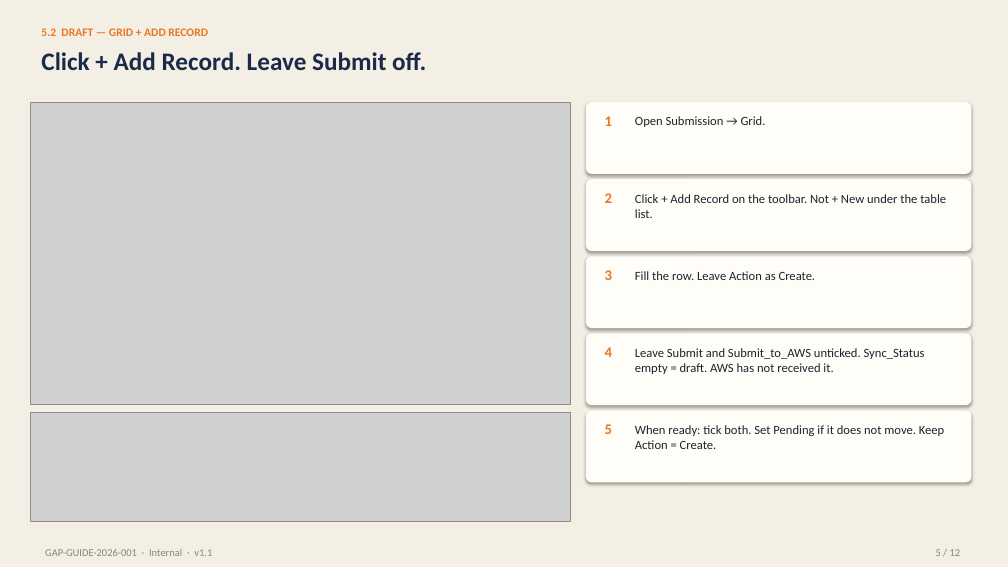
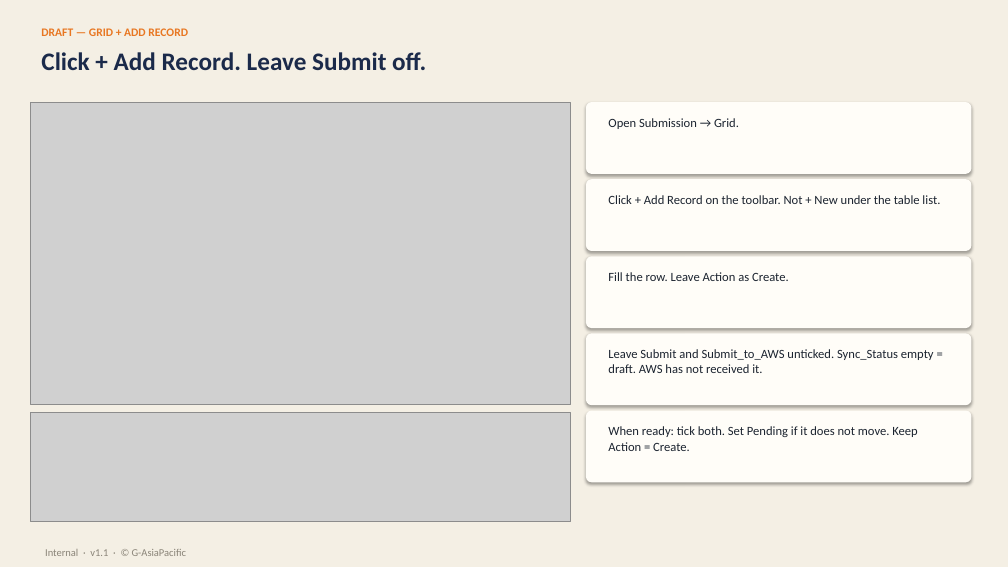
Before and after one commit to azibfikri/apn-opportunity-lark-guide, a slide deck: slide 5 of GAP-GUIDE-2026-001-APN-Opportunity-Lark-Base.pptx. Drawn at 1008x567 pixels with LibreOffice and Linux fonts; fonts in the diff are those of the drawing; grey boxes stand for pictures. Boxes give left, top, right and bottom in pixels: in the first picture for what was removed or moved away, otherwise in the second. Text is boxed around its words. In the diff, an @@ line names an element or a change of style, - is before the commit and + after.

```diff
--- a/GAP-GUIDE-2026-001-APN-Opportunity-Lark-Base.pptx
+++ b/GAP-GUIDE-2026-001-APN-Opportunity-Lark-Base.pptx
@@ text at [41, 28, 188, 36]: text changed @@
-5.2 DRAFT — GRID + ADD RECORD
+DRAFT — GRID + ADD RECORD
@@ text "Open Submission → Grid.": place and size @@
-text "Open Submission → Grid." at [635, 116, 766, 127]
+text "Open Submission → Grid." at [608, 118, 739, 129]
@@ text removed at [605, 116, 612, 126] @@
-1
@@ text "Click + Add Record on ..." rewrapped from [635, 194, 946, 218] to [608, 195, 940, 204] @@
@@ text removed at [605, 193, 612, 203] @@
-2
@@ text "Fill the row. Leave Action ...": place and size @@
-text "Fill the row. Leave Action ..." at [635, 271, 816, 280]
+text "Fill the row. Leave Action ..." at [608, 272, 789, 281]
@@ text removed at [605, 270, 612, 280] @@
-3
@@ text "Leave Submit and Submit_to_AWS unticked. ..." rewrapped from [635, 348, 925, 374] to [608, 349, 934, 373] @@
@@ text removed at [605, 347, 612, 357] @@
-4
@@ text "When ready: tick both. Set ...": place and size @@
-text "When ready: tick both. Set ..." at [635, 425, 944, 449]
+text "When ready: tick both. Set ..." at [608, 426, 917, 451]
@@ text removed at [605, 424, 612, 434] @@
-5
@@ text at [45, 549, 186, 556]: text changed @@
-GAP-GUIDE-2026-001 · Internal · v1.1
+Internal · v1.1 · © G-AsiaPacific
@@ text removed at [936, 549, 961, 556] @@
-5 / 12
```
Also in this commit, not shown: 11 other slides changed, 1 other file.
